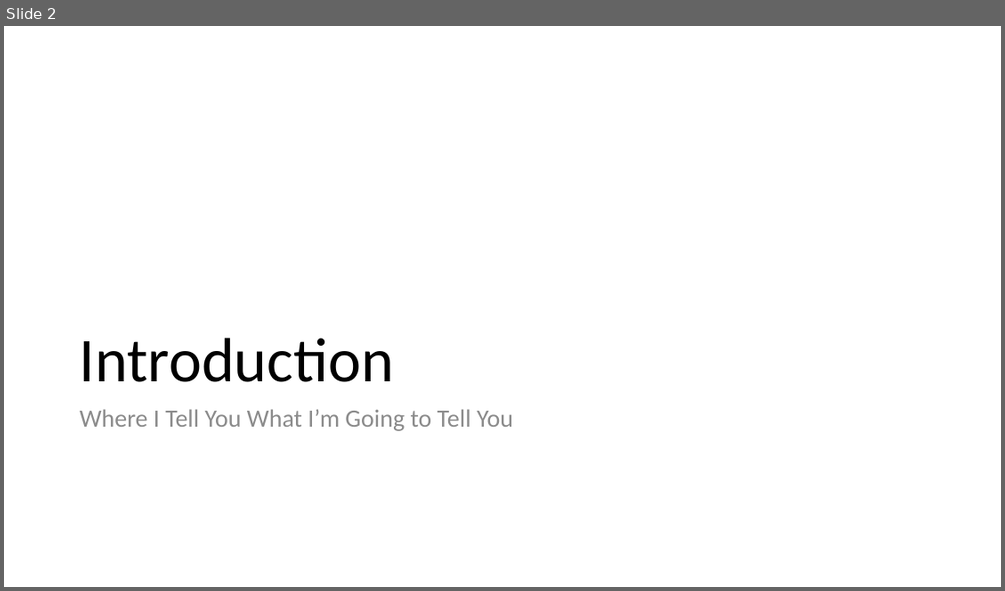
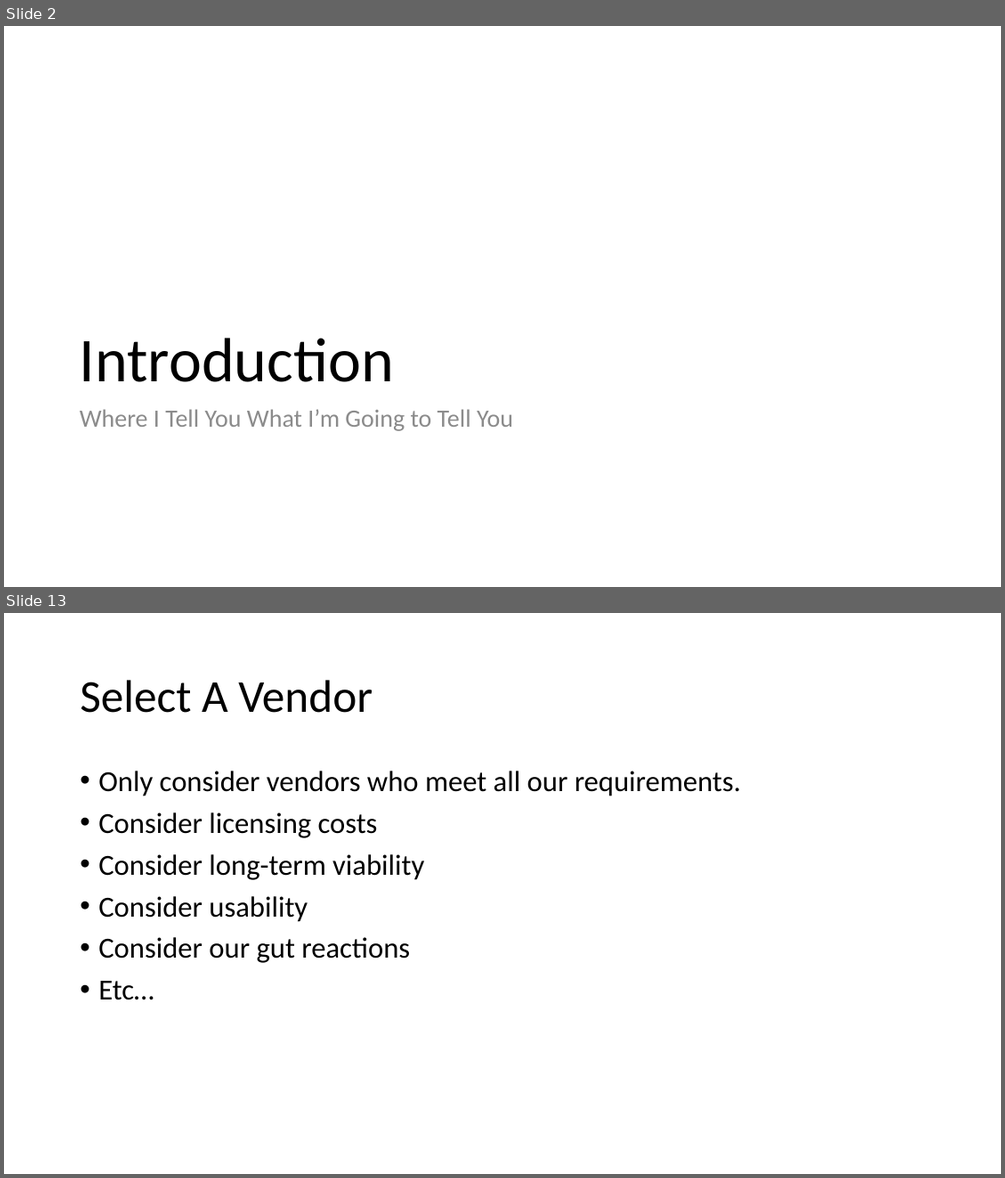
Before and after one commit to EnterpriseProductsLP/docker-straw-man, a slide deck: Docker Proofs of Concept.pptx. Shown one above the other, each under a label of ours: slide 2 before the commit, slides 2 and 13 after it; the slides between them are not shown. The pictures are 1005x591 and 1005x1178 pixels, drawn with LibreOffice and Linux fonts; fonts in the diff are those of the drawing. Boxes give left, top, right and bottom in pixels: in the first picture for what was removed or moved away, otherwise in the second. Text is boxed around its words. In the diff, an @@ line names an element or a change of style, - is before the commit and + after.

```diff
--- a/Docker Proofs of Concept.pptx
+++ b/Docker Proofs of Concept.pptx
@@ slide 13 added at [4,613,1001,1174], background #FFFFFF @@
@@ title added at [80,680,372,713], 44 pt, text #000000 @@
+Select A Vendor
@@ text added at [98,771,741,1000], 28 pt, text #000000 @@
+• Only consider vendors who meet all our requirements.
+• Consider licensing costs
+• Consider long-term viability
+• Consider usability
+• Consider our gut reactions
+• Etc…
```
Also in this commit, not shown: 15 other slides added, 1 slide removed.
